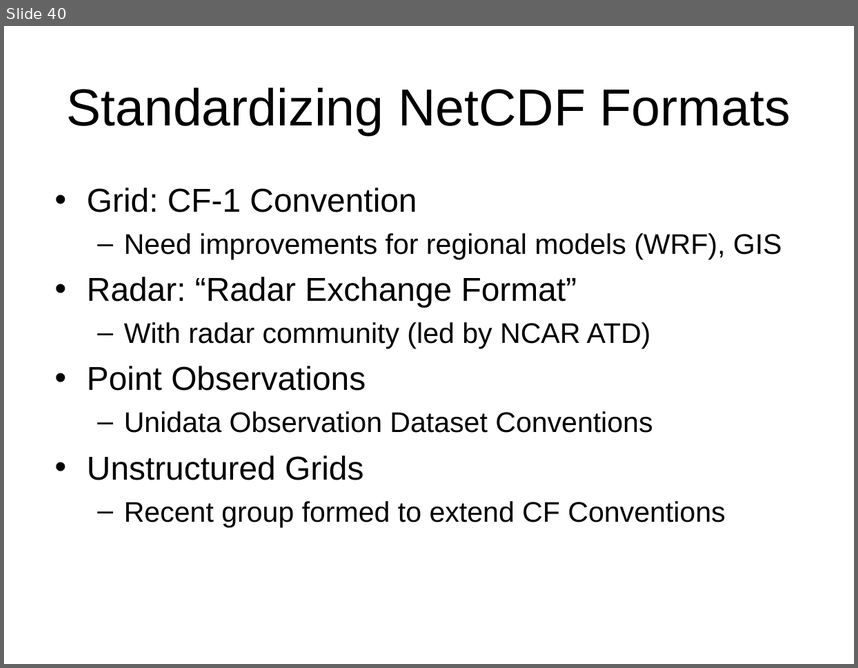
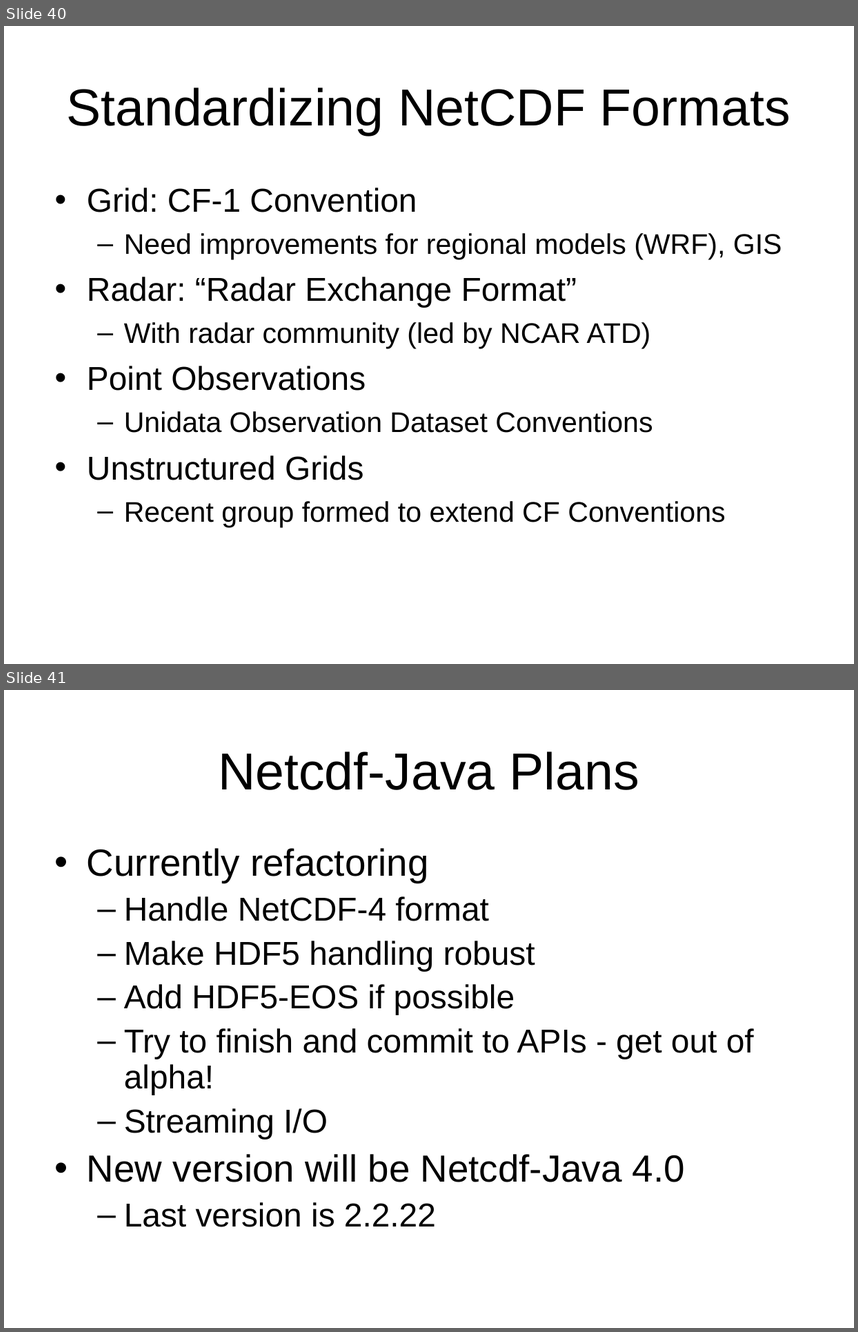
Before and after one commit to ooici-eoi/THREDDS, a slide deck: docs/web/netcdf-java/site/tutorial/CDMoverview.ppt. Shown one above the other, each under a label of ours: slide 40 before the commit, slides 40 and 41 after it. The pictures are 858x668 and 858x1332 pixels, drawn with LibreOffice and Linux fonts; fonts in the diff are those of the drawing; background and template pictures are left out. Boxes give left, top, right and bottom in pixels: in the first picture for what was removed or moved away, otherwise in the second. Text is boxed around its words. In the diff, an @@ line names an element or a change of style, - is before the commit and + after.

```diff
--- a/docs/web/netcdf-java/site/tutorial/CDMoverview.ppt
+++ b/docs/web/netcdf-java/site/tutorial/CDMoverview.ppt
@@ slide 41 added at <box>4,690,854,1328</box>, background picture (left out) @@
@@ title added at <box>218,751,639,790</box>, 44 pt, text #000000 @@
+Netcdf-Java Plans
@@ text added at <box>87,848,754,1227</box>, 28 pt, text #000000 @@
+• Currently refactoring
+  – Handle NetCDF-4 format
+  – Make HDF5 handling robust
+  – Add HDF5-EOS if possible
+  – Try to finish and commit to APIs - get out of alpha!
+  – Streaming I/O
+• New version will be Netcdf-Java 4.0
+  – Last version is 2.2.22
```
Also in this commit, not shown: 3 slides changed, 2 other slides added, 9 other files.
